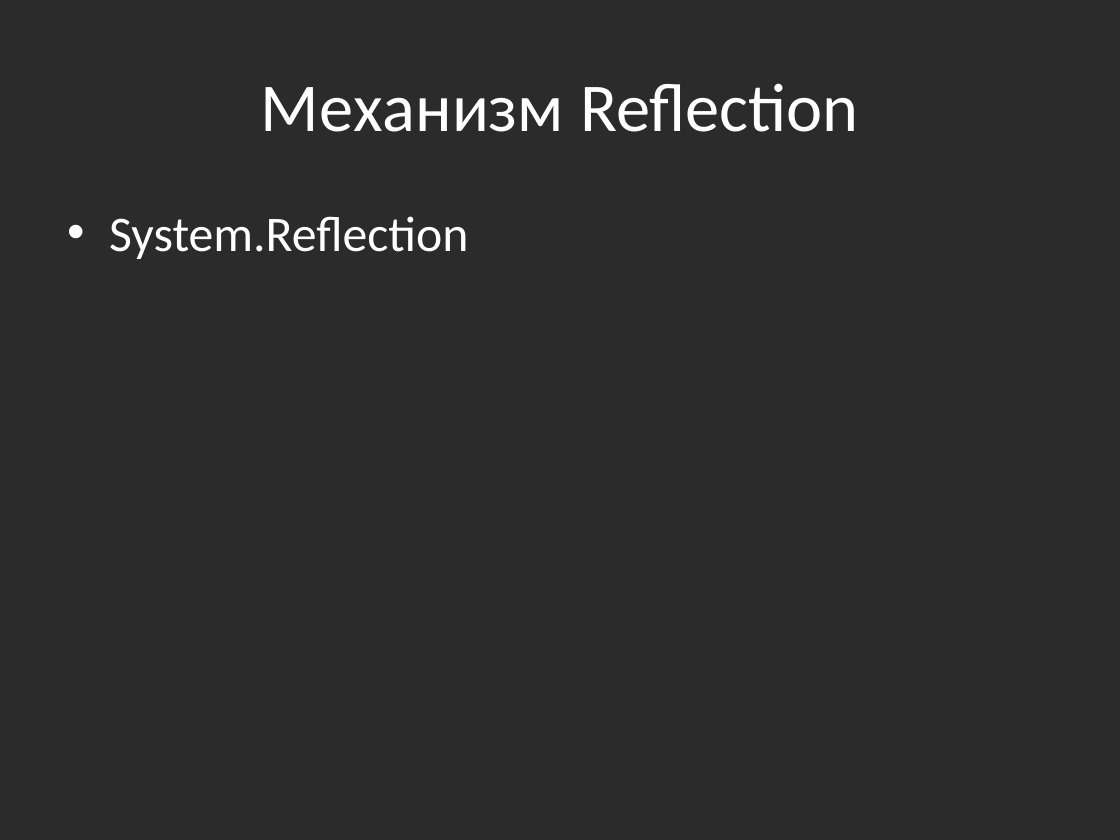
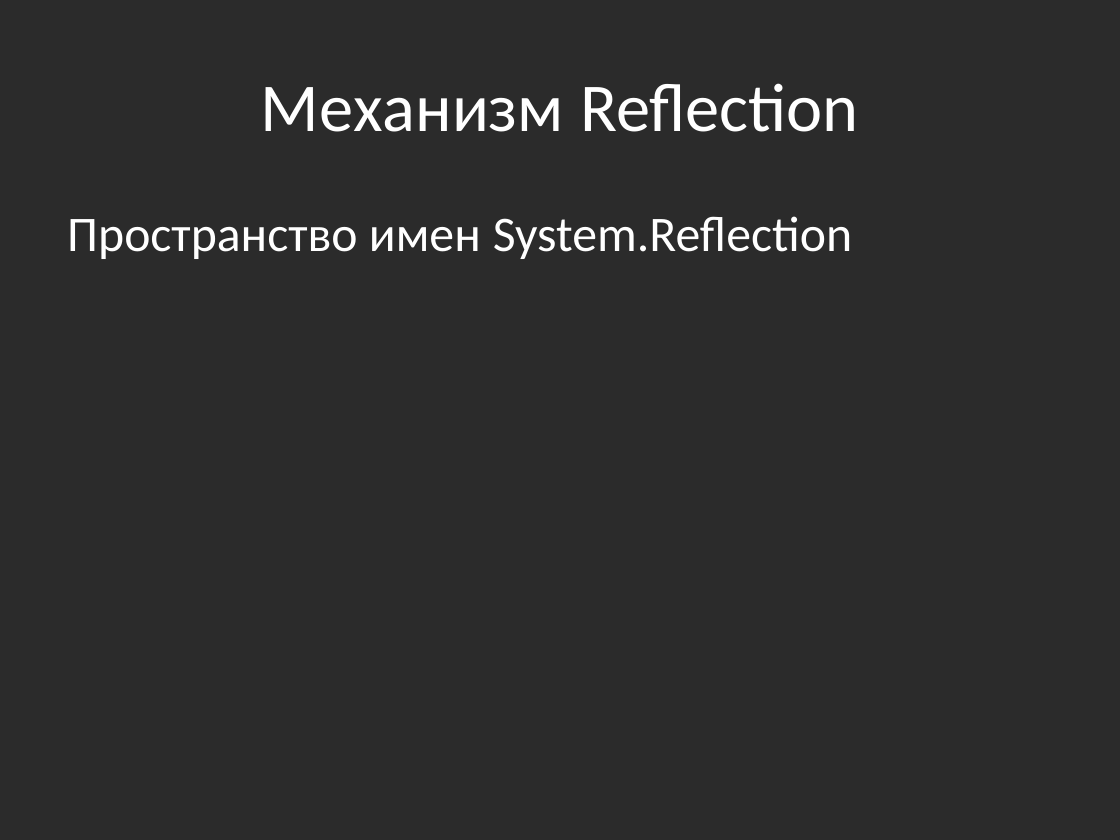
Before and after one commit to bazile/Training, a slide deck: slide 31 of Presentation/lesson-07-reflection.pptx (slide 30 before the commit). Drawn at 1120x840 pixels with LibreOffice and Linux fonts; fonts in the diff are those of the drawing; background and template pictures are left out; a plain dark background stands for a picture behind light text. Boxes give left, top, right and bottom in pixels: in the first picture for what was removed or moved away, otherwise in the second. Text is boxed around its words. In the diff, an @@ line names an element or a change of style, - is before the commit and + after.

```diff
--- a/Presentation/lesson-07-reflection.pptx
+++ b/Presentation/lesson-07-reflection.pptx
@@ text at (67, 216, 852, 259): text changed @@
-• System.Reflection
+Пространство имен System.Reflection
```
Also in this commit, not shown: 1 slide added.
